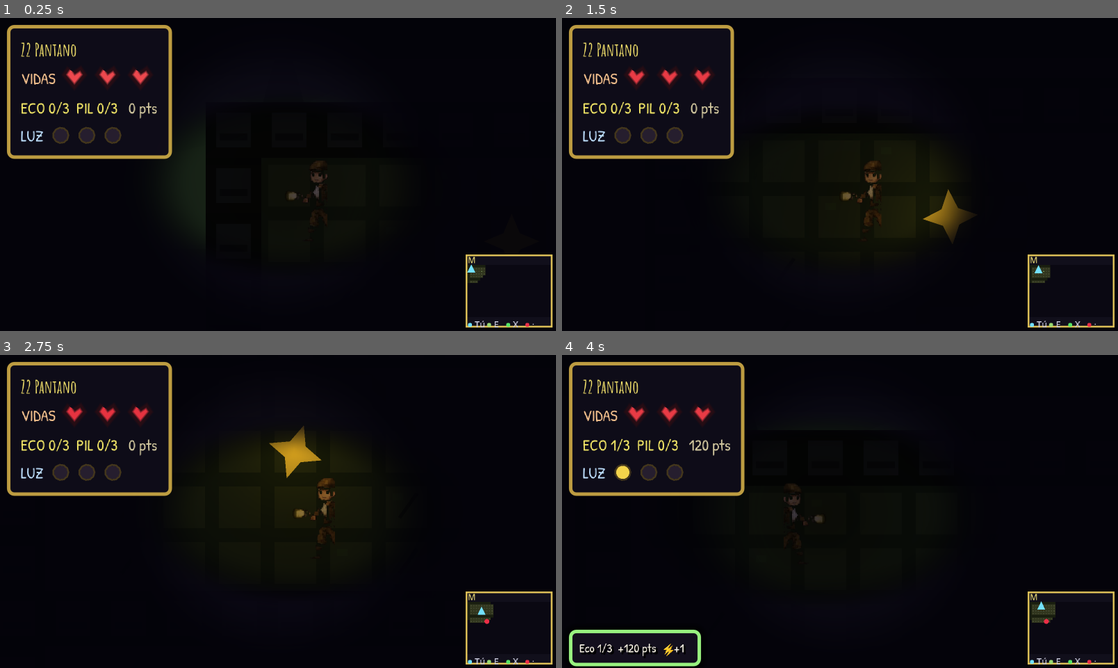
Above: before the commit, frames 1-4 (two rows, left to right).
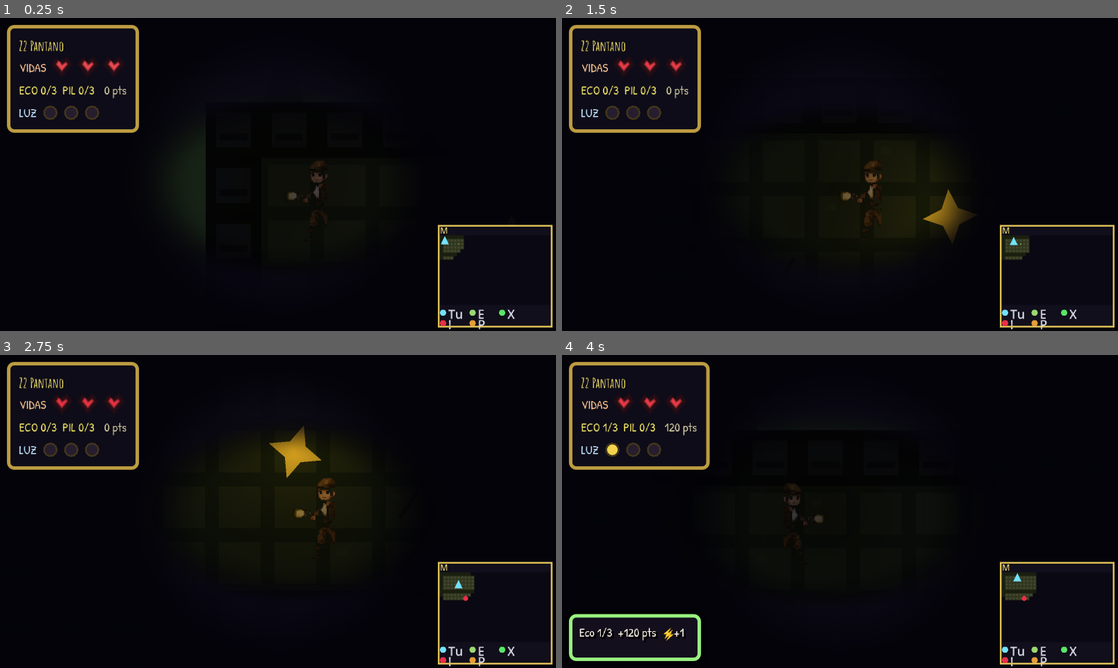
Above: after the commit, the same moments.

Repository: DG-AMIR3460/LOST-ECO-GODOT
Game: Godot game, scene res://scenes/world/Zone2_Swamp.tscn
Two runs of this game, one before a commit and one after it. Both use one fixed random seed, a clock stepped at 60 frames per second and the inputs below. This scene is started directly instead of the project's main scene. The engine's default icon, where the game draws it, is replaced by a stand-in: a white triangle on a blue panel in a dark square.
Inputs (mouse positions are in pixels of both pictures, inside the frame that each line leads up to):
- Up to frame 1 (0.25 s): no input
- Up to frame 2 (1.5 s): tap Enter at 0.5 s; move the mouse to (962, 158) at 0.52 s; hold D (move_right) 0.53-1.28 s; hold E (interact) 0.53-1.28 s; tap Space (jump) at 0.77 s; move the mouse to (728, 190) at 1.27 s; hold S (move_down) from 1.28 s (still down); tap J (attack) at 1.35 s
- Up to frame 3 (2.75 s): tap Space (jump) at 1.52 s; tap E (interact) at 1.55, 2.3 s; move the mouse to (333, 442) at 2.02 s; release S (move_down) at 2.03 s; hold D (move_right) from 2.03 s (still down); hold Shift (dash) from 2.03 s (still down)
- Up to frame 4 (4 s): move the mouse to (812, 574) at 2.77 s; release D (move_right) at 2.78 s; release Shift (dash) at 2.78 s; hold W (move_up) 2.78-3.53 s; tap Q (drop_weapon) at 2.85 s; tap Space (jump) at 3.02, 3.77 s; tap E (interact) at 3.05 s; move the mouse to (1006, 558) at 3.52 s; hold A (move_left) from 3.53 s (still down); hold E (interact) from 3.53 s (still down)

The runs differ from the first frame. In frame 1, 4.4% of the frame differs, in the area x 1-100%, y 2-100%; in frame 2, 4.5%; in frame 3, 4.8%; in frame 4, 6.8%.

Commit message:
arreglos
arreglos

Diff:
--- a/lost-eco/autoloads/DialogueManager.gd
+++ b/lost-eco/autoloads/DialogueManager.gd
@@ -6,6 +6,7 @@
 const FONT_PATH := "res://PatrickHand-Regular.ttf"
 const TITLE_FONT_PATH := "res://Fonts/AmaticSC-Bold.ttf"
 const CORNER_WIDTH := 76.0
+const REFLECTION_WIDTH := 130.0
 const INTRO_WIDTH := 220.0
 
 var dialogue_box: Control = null
@@ -168,7 +169,7 @@
 
 
 func show_reflection(title: String, body: String, accent: Color, duration: float = 3.5) -> void:
-	_show_corner_panel(title, body, accent, duration, 8, true)
+	_show_corner_panel(title, body, accent, duration, 6, true)
 
 
 func show_floating_text(text: String, _world_position: Vector2 = Vector2.ZERO, color: Color = Color.WHITE, duration: float = 2.8) -> void:
@@ -187,12 +188,17 @@
 	if _corner_tween and _corner_tween.is_valid():
 		_corner_tween.kill()
 
-	var panel := _build_compact_panel(title, body, "", accent, font_size + 1 if is_reflection else font_size, font_size, is_reflection)
-	panel.set_anchors_preset(Control.PRESET_BOTTOM_LEFT)
-	panel.offset_left = 4.0
-	panel.offset_bottom = -4.0
-	panel.offset_right = 4.0 + CORNER_WIDTH
-	panel.offset_top = -30.0 if is_reflection else -22.0
+	var ts := font_size + 1 if is_reflection else font_size
+	var pw := REFLECTION_WIDTH if is_reflection else CORNER_WIDTH
+	var panel := _build_compact_panel(title, body, "", accent, ts, font_size, is_reflection)
+
+	# Measure actual text height so the panel never clips or goes off-screen.
+	var vp := get_viewport().get_visible_rect().size
+	var ph := minf(_measure_panel_height(title, body, is_reflection, ts, font_size, pw), vp.y * 0.40)
+	panel.set_anchors_preset(Control.PRESET_TOP_LEFT)
+	panel.size = Vector2(pw, ph)
+	panel.position = Vector2(4.0, maxf(2.0, vp.y - ph - 4.0))
+
 	_message_layer.add_child(panel)
 	_corner_panel = panel
 
@@ -209,6 +215,23 @@
 	)
 
 
+func _measure_panel_height(title: String, body: String, is_reflection: bool, title_size: int, body_size: int, panel_width: float) -> float:
+	# horizontal overhead = margins(4+4) + borders(2+2) = 12px
+	var cw := panel_width - 12.0
+	# vertical overhead = margins(3+3) + borders(2+2) = 10px
+	var h := 10.0
+	var has_content := false
+	if not title.is_empty() and _title_font:
+		var prefix := "◆ " if is_reflection else ""
+		h += _title_font.get_multiline_string_size(prefix + title, HORIZONTAL_ALIGNMENT_LEFT, cw, title_size).y
+		has_content = true
+	if not body.is_empty() and _ui_font:
+		if has_content:
+			h += 1.0  # VBox separation
+		h += _ui_font.get_multiline_string_size(body, HORIZONTAL_ALIGNMENT_LEFT, cw, body_size).y
+	return h + 6.0  # safety margin
+
+
 func _build_intro_panel(
 	title: String,
 	objective: String,
@@ -285,8 +308,9 @@
 	body_size: int,
 	is_reflection: bool = false
 ) -> PanelContainer:
+	var pw := REFLECTION_WIDTH if is_reflection else CORNER_WIDTH
 	var panel := PanelContainer.new()
-	panel.custom_minimum_size = Vector2(CORNER_WIDTH, 0)
+	panel.custom_minimum_size = Vector2(pw, 0)
 
 	var style := StyleBoxFlat.new()
 	style.bg_color = Color(0.08, 0.06, 0.12, 0.96)
--- a/lost-eco/scenes/menu.tscn
+++ b/lost-eco/scenes/menu.tscn
@@ -40,12 +40,12 @@
 Button/colors/font_hover_color = Color(1, 0.95, 0.55, 1)
 Button/colors/font_pressed_color = Color(0.85, 0.75, 0.45, 1)
 Button/font_sizes/font_size = 14
+Button/styles/focus = SubResource("StyleBoxFlat_plank")
+Button/styles/hover = SubResource("StyleBoxFlat_plank_hover")
 Button/styles/normal = SubResource("StyleBoxFlat_plank")
-Button/styles/hover = SubResource("StyleBoxFlat_plank_hover")
 Button/styles/pressed = SubResource("StyleBoxFlat_plank_hover")
-Button/styles/focus = SubResource("StyleBoxFlat_plank")
 
-[node name="Menu" type="Control"]
+[node name="Menu" type="Control" unique_id=837393404]
 layout_mode = 3
 anchors_preset = 15
 anchor_right = 1.0
@@ -55,7 +55,7 @@
 theme = SubResource("Theme_menu")
 script = ExtResource("1_menu")
 
-[node name="Background" type="TextureRect" parent="."]
+[node name="Background" type="TextureRect" parent="." unique_id=342871797]
 layout_mode = 1
 anchors_preset = 15
 anchor_right = 1.0
@@ -66,7 +66,7 @@
 expand_mode = 1
 stretch_mode = 6
 
-[node name="Title" type="Label" parent="."]
+[node name="Title" type="Label" parent="." unique_id=1070861099]
 layout_mode = 0
 offset_left = 8.0
 offset_top = 6.0
@@ -81,7 +81,7 @@
 text = "LOST ECO"
 horizontal_alignment = 1
 
-[node name="Buttons" type="VBoxContainer" parent="."]
+[node name="Buttons" type="VBoxContainer" parent="." unique_id=2128132101]
 layout_mode = 0
 offset_left = 224.0
 offset_top = 48.0
@@ -89,28 +89,21 @@
 offset_bottom = 132.0
 theme_override_constants/separation = 6
 
-[node name="Jugar" type="Button" parent="Buttons"]
+[node name="Jugar" type="Button" parent="Buttons" unique_id=953532789]
 custom_minimum_size = Vector2(88, 22)
 layout_mode = 2
 focus_mode = 0
 text = "Jugar"
 script = ExtResource("5_btn_script")
 
-[node name="ElPantano" type="Button" parent="Buttons"]
-custom_minimum_size = Vector2(88, 22)
-layout_mode = 2
-focus_mode = 0
-text = "El Pantano"
-script = ExtResource("5_btn_script")
-
-[node name="Opciones" type="Button" parent="Buttons"]
+[node name="Opciones" type="Button" parent="Buttons" unique_id=1186573546]
 custom_minimum_size = Vector2(88, 22)
 layout_mode = 2
 focus_mode = 0
 text = "Opciones"
 script = ExtResource("5_btn_script")
 
-[node name="Salir" type="Button" parent="Buttons"]
+[node name="Salir" type="Button" parent="Buttons" unique_id=408871962]
 custom_minimum_size = Vector2(88, 22)
 layout_mode = 2
 focus_mode = 0
--- a/lost-eco/scripts/systems/Zone2_Swamp.gd
+++ b/lost-eco/scripts/systems/Zone2_Swamp.gd
@@ -41,7 +41,7 @@
 const TOTAL_ECHOES = 3
 var pillars_activated: int = 0
 const TOTAL_PILLARS = 3
-const PILLAR_HOLD_TIME := 1.8
+const PILLAR_HOLD_TIME := 0.8
 
 var pillars: Array = []
 var _near_pillar: Dictionary = {}
@@ -220,7 +220,7 @@
 	s.radius = 11
 	c.shape = s
 	area.add_child(c)
-	pillars.append({"node": node, "poly": poly, "area": area, "done": false})
+	pillars.append({"node": node, "poly": poly, "area": area, "done": false, "pos": center})
 
 
 func _update_hud_status() -> void:
@@ -337,6 +337,7 @@
 	if _near_pillar.is_empty() or _near_pillar.get("done", true):
 		return
 	_pillar_hold = 0.0
+	DialogueManager.show_corner_notice("Mantén [E] para activar el Pilar...", Color(0.75, 0.98, 0.5), 1.0)
 
 
 func _activate_pillar(pillar: Dictionary) -> void:
@@ -347,6 +348,8 @@
 	var poly: Polygon2D = pillar.get("poly")
 	if poly:
 		poly.color = Color(0.55, 0.95, 0.45)
+	if minimap:
+		minimap.mark_pillar_activated_at(pillar.get("pos", Vector2.ZERO), TS)
 	GameManager.add_score(80)
 	DialogueManager.show_corner_notice(
 		"Pilar activado (%d/%d) — la paciencia abre caminos." % [pillars_activated, TOTAL_PILLARS],
@@ -361,11 +364,12 @@
 	_near_pillar = {}
 	if GameManager.player == null:
 		return
+	var player_pos := GameManager.player.global_position
 	for p in pillars:
 		if p.get("done", false):
 			continue
-		var area: Area2D = p.get("area")
-		if is_instance_valid(area) and area.overlaps_body(GameManager.player):
+		var pillar_pos: Vector2 = p.get("pos", Vector2(-99999, -99999))
+		if player_pos.distance_to(pillar_pos) <= 20.0:
 			_near_pillar = p
 			return
 
@@ -429,10 +433,19 @@
 	_update_near_pillar()
 	if not _near_pillar.is_empty() and not _near_pillar.get("done", true):
 		if Input.is_action_pressed("interact"):
+			var prev := _pillar_hold
 			_pillar_hold += delta
 			if _pillar_hold >= PILLAR_HOLD_TIME:
 				_activate_pillar(_near_pillar)
 				_pillar_hold = 0.0
+			else:
+				var pct := int(_pillar_hold / PILLAR_HOLD_TIME * 100.0)
+				var prev_pct := int(prev / PILLAR_HOLD_TIME * 100.0)
+				if pct / 25 != prev_pct / 25:
+					DialogueManager.show_corner_notice(
+						"Activando Pilar... %d%%" % pct,
+						Color(0.7, 1.0, 0.45), 0.5
+					)
 		else:
 			_pillar_hold = 0.0
 	else:
--- a/lost-eco/scripts/systems/ZoneMinimap.gd
+++ b/lost-eco/scripts/systems/ZoneMinimap.gd
@@ -3,10 +3,10 @@
 ## Minimapa compacto con niebla de exploración (se descubre al caminar).
 
 
-const TILE_PX := 1.5
+const TILE_PX := 2.0
 const PADDING := 1.0
 const HEADER_H := 5.0
-const LEGEND_H := 5.0
+const LEGEND_H := 12.0
 
 var _map: Array = []
 var _cols: int = 0
@@ -14,6 +14,8 @@
 var _echo_tiles: Array[Vector2i] = []
 var _collected_echoes: Array[Vector2i] = []
 var _enemy_tiles: Array[Vector2i] = []
+var _pillar_tiles: Array[Vector2i] = []
+var _activated_pillars: Array[Vector2i] = []
 var _exit_tile: Vector2i = Vector2i(-1, -1)
 var _boss_tile: Vector2i = Vector2i(-1, -1)
 
@@ -23,6 +25,7 @@
 var _echo_color: Color = Color(0.98, 0.92, 0.38)
 var _exit_color: Color = Color(0.28, 0.92, 0.48)
 var _enemy_color: Color = Color(0.95, 0.32, 0.38)
+var _pillar_color: Color = Color(0.90, 0.62, 0.22)
 var _border_color: Color = Color(0.90, 0.78, 0.35, 0.95)
 var _fog_undiscovered: Color = Color(0.04, 0.03, 0.07, 0.95)
 
@@ -58,6 +61,8 @@
 	_echo_tiles.clear()
 	_collected_echoes.clear()
 	_enemy_tiles.clear()
+	_pillar_tiles.clear()
+	_activated_pillars.clear()
 	for y in _rows:
 		for x in _cols:
 			match map[y][x]:
@@ -67,6 +72,8 @@
 					_exit_tile = Vector2i(x, y)
 				"B":
 					_boss_tile = Vector2i(x, y)
+				"P":
+					_pillar_tiles.append(Vector2i(x, y))
 
 	_recalc_size()
 	queue_redraw()
@@ -143,6 +150,18 @@
 	queue_redraw()
 
 
+func mark_pillar_activated_at(world_pos: Vector2, tile_size: float) -> void:
+	if tile_size <= 0.0:
+		return
+	var tile := Vector2i(
+		int(floor(world_pos.x / tile_size)),
+		int(floor(world_pos.y / tile_size))
+	)
+	if tile not in _activated_pillars:
+		_activated_pillars.append(tile)
+	queue_redraw()
+
+
 func set_enemy_tiles(tiles: Array[Vector2i]) -> void:
 	_enemy_tiles = tiles
 	queue_redraw()
@@ -184,6 +203,15 @@
 			continue
 		var pulse_a := 0.65 + sin(_pulse + t.x * 0.4 + t.y * 0.3) * 0.35
 		_draw_echo_marker(_tile_center(t), Color(_echo_color.r, _echo_color.g, _echo_color.b, pulse_a))
+
+	for t in _pillar_tiles:
+		if not _is_discovered(t):
+			continue
+		var pc := _pillar_color.lightened(0.35) if t in _activated_pillars else _pillar_color
+		var pa := 0.55 if t in _activated_pillars else (0.55 + sin(_pulse * 1.2 + t.x + t.y) * 0.35)
+		var center_p := _tile_center(t)
+		draw_circle(center_p, TILE_PX * 0.52, Color(pc.r, pc.g, pc.b, pa * 0.45))
+		draw_circle(center_p, TILE_PX * 0.30, Color(pc.r, pc.g, pc.b, pa))
 
 	if _exit_tile.x >= 0 and (_is_discovered(_exit_tile) or _exit_open):
 		var exit_c := _exit_color if _exit_open else Color(0.38, 0.38, 0.45)
@@ -244,17 +272,26 @@
 
 
 func _draw_legend(origin: Vector2) -> void:
-	var items: Array = [
-		[_player_color, "Tú"],
+	var lc := Color(0.86, 0.86, 0.92)
+	var row1: Array = [
+		[_player_color, "Tu"],
 		[_echo_color, "E"],
 		[_exit_color, "X"],
-		[_enemy_color, "·"],
 	]
 	var x := origin.x
-	for item in items:
-		draw_circle(Vector2(x + 1.5, origin.y + 3.5), 1.2, item[0])
-		_draw_label(Vector2(x + 4.0, origin.y), item[1], Color(0.78, 0.78, 0.85), 5)
-		x += 11.0
+	for item in row1:
+		draw_circle(Vector2(x + 2.0, origin.y + 3.5), 1.8, item[0])
+		_draw_label(Vector2(x + 5.0, origin.y), item[1], lc, 7)
+		x += 17.0
+
+	var row2: Array = [[_enemy_color, "!"]]
+	if not _pillar_tiles.is_empty():
+		row2.append([_pillar_color, "P"])
+	x = origin.x
+	for item in row2:
+		draw_circle(Vector2(x + 2.0, origin.y + 9.5), 1.8, item[0])
+		_draw_label(Vector2(x + 5.0, origin.y + 6.0), item[1], lc, 7)
+		x += 17.0
 
 
 func _draw_label(pos: Vector2, text: String, color: Color, font_size: int) -> void:
--- a/lost-eco/scripts/visual/PremiumZoneHUD.gd
+++ b/lost-eco/scripts/visual/PremiumZoneHUD.gd
@@ -38,45 +38,45 @@
 	add_child(_panel)
 
 	var margin := MarginContainer.new()
-	margin.add_theme_constant_override("margin_left", 6)
-	margin.add_theme_constant_override("margin_top", 5)
-	margin.add_theme_constant_override("margin_right", 6)
-	margin.add_theme_constant_override("margin_bottom", 5)
+	margin.add_theme_constant_override("margin_left", 5)
+	margin.add_theme_constant_override("margin_top", 4)
+	margin.add_theme_constant_override("margin_right", 5)
+	margin.add_theme_constant_override("margin_bottom", 4)
 	_panel.add_child(margin)
 
 	var box := VBoxContainer.new()
-	box.add_theme_constant_override("separation", 3)
+	box.add_theme_constant_override("separation", 2)
 	margin.add_child(box)
 
-	_zone_lbl = _label(zone_title, 10, Color(0.95, 0.88, 0.42), true)
+	_zone_lbl = _label(zone_title, 8, Color(0.95, 0.88, 0.42), true)
 	box.add_child(_zone_lbl)
 
 	var lives_row := HBoxContainer.new()
-	lives_row.add_theme_constant_override("separation", 5)
+	lives_row.add_theme_constant_override("separation", 4)
 	box.add_child(lives_row)
-	lives_row.add_child(_label("VIDAS", 9, Color(0.95, 0.75, 0.55)))
+	lives_row.add_child(_label("VIDAS", 7, Color(0.95, 0.75, 0.55)))
 	for _i in max_health:
 		var h := Control.new()
-		h.custom_minimum_size = Vector2(14, 14)
+		h.custom_minimum_size = Vector2(11, 11)
 		h.set_script(preload("res://scripts/core/ui/HeartIcon.gd"))
 		lives_row.add_child(h)
 		_hearts.append(h)
 
 	var obj_row := HBoxContainer.new()
-	obj_row.add_theme_constant_override("separation", 6)
+	obj_row.add_theme_constant_override("separation", 5)
 	box.add_child(obj_row)
-	_status_lbl = _label("ECOS 0/0", 9, Color(0.95, 0.90, 0.40))
+	_status_lbl = _label("ECOS 0/0", 7, Color(0.95, 0.90, 0.40))
 	obj_row.add_child(_status_lbl)
-	_score_lbl = _label("0 pts", 9, Color(0.82, 0.78, 0.62))
+	_score_lbl = _label("0 pts", 7, Color(0.82, 0.78, 0.62))
 	obj_row.add_child(_score_lbl)
 
 	var light_row := HBoxContainer.new()
-	light_row.add_theme_constant_override("separation", 5)
+	light_row.add_theme_constant_override("separation", 4)
 	box.add_child(light_row)
-	light_row.add_child(_label("LUZ", 9, Color(0.75, 0.88, 1.0)))
+	light_row.add_child(_label("LUZ", 7, Color(0.75, 0.88, 1.0)))
 	for _i in max_light:
 		var pip := Control.new()
-		pip.custom_minimum_size = Vector2(10, 10)
+		pip.custom_minimum_size = Vector2(8, 8)
 		pip.set_script(preload("res://scripts/visual/LightPipIcon.gd"))
 		light_row.add_child(pip)
 		_light_pips.append(pip)
Not shown: 1 places in lost-eco/scenes/menu.tscn that only renumber resources
